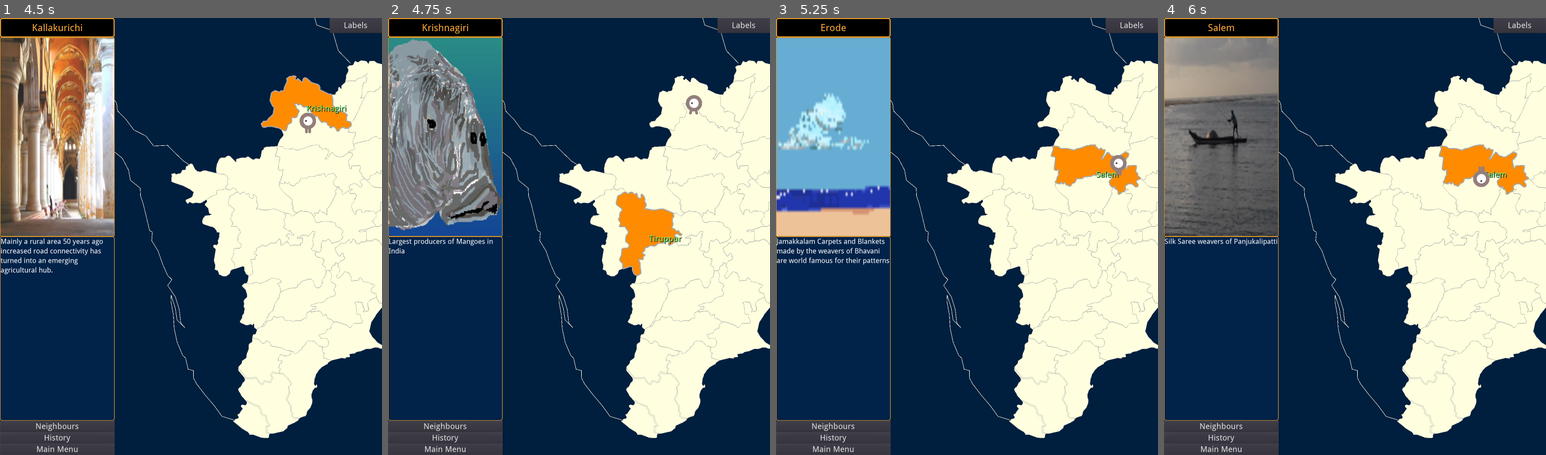
Above: before the commit, frames 1-4 (left to right).
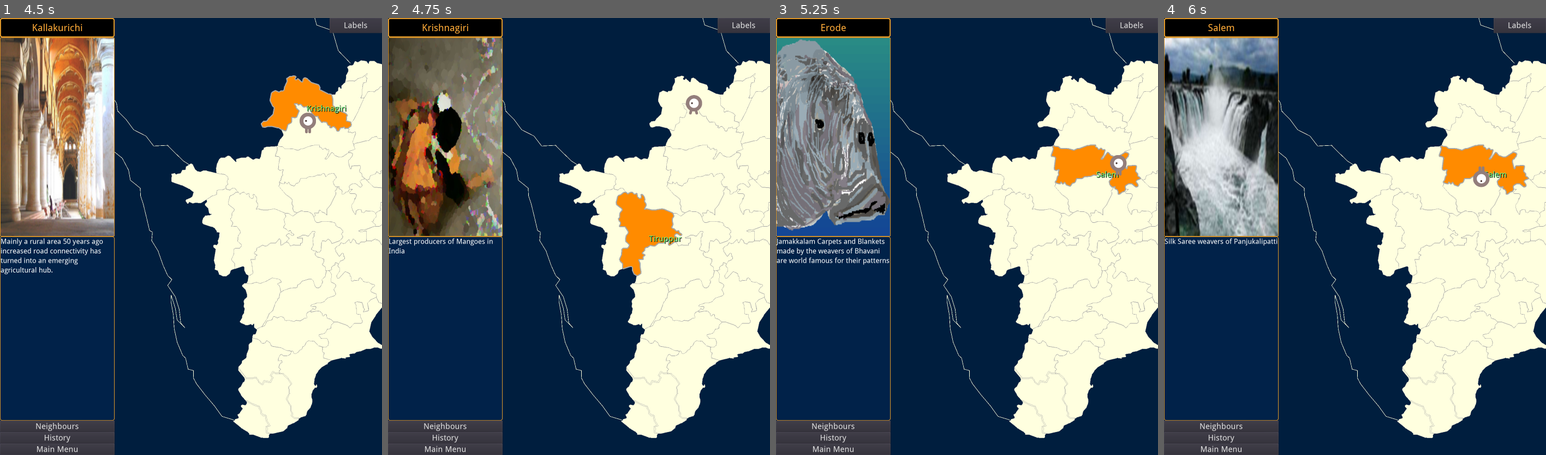
Above: after the commit, the same moments.

Repository: sharun-s/godot-tn
Game: Godot game, scene res://Node2D.tscn
Same seed, same stepped clock (60 frames per second), same inputs: the game is played once before the commit and once after it.
Inputs (mouse positions are in pixels of both pictures, inside the frame that each line leads up to):
- Up to frame 1 (4.5 s): click "Labels" at 0.5 s; tap Enter at 1.25 s; drag from (370, 188) to (198, 66) at 1.27 s; drag from (202, 188) to (370, 188) at 2.02 s; move the mouse to (366, 149) at 2.77 s; hold Right (ui_right) 2.78-3.5 s; tap Backspace at 2.85 s; click (366, 149) at 2.92 s; drag from (278, 105) to (202, 188) at 3.52 s; drag from (248, 232) to (366, 149) at 4.27 s
- Up to frame 2 (4.75 s): no input
- Up to frame 3 (5.25 s): drag from (993, 144) to (1142, 149) at 5.02 s
- Up to frame 4 (6 s): move the mouse to (1511, 135) at 5.77 s; hold Down (ui_down) from 5.78 s (still down); hold Mouse wheel up (zoom_in) from 5.78 s (still down); click (1511, 135) at 5.92 s

Frame 1 is identical in both runs. In frame 2, 13% of the frame differs, in the area x 0-30%, y 4-50%; in frame 3, 13%; in frame 4, 13%.

Commit message:
Testing loading pics from pics folder

Diff:
--- a/InfoCenter.gd
+++ b/InfoCenter.gd
@@ -300,7 +300,7 @@
 	preload("res://dance.png"),
 	preload("res://kolam.png"),
 	preload("res://dugong.png"),
-	#preload("res://paddy.png"),
+	preload("res://paddy.jpg"),
 	#preload("res://temple.png"),
 	#preload("res://handloom.png"),
 	preload("res://kaveri.png"),
@@ -318,12 +318,30 @@
 	preload("res://lights.png")
 	]
 
+func preload_from_pics_dir():
+	var path = "res://pics"
+	var dir = Directory.new()
+	dir.open(path)
+	dir.list_dir_begin()
+	while true:
+		var file_name = dir.get_next()
+		if file_name == "":
+			#break the while loop when get_next() returns ""
+			break
+		elif !file_name.begins_with(".") and !file_name.ends_with(".import"):
+			#if !file_name.ends_with(".import"):
+			print('myloader ',path + "/" + file_name)
+			var img=load(path + "/" + file_name)
+			dummyimg.append(img)
+	dir.list_dir_end()
+
 var filterfacts={}
 # Called when the node enters the scene tree for the first time.
 func _ready():
 	#if OS.get_name()=='Android':
 	#	$VBoxContainer2/FactBox.set("custom_fonts/font/size",24)
 	var fact_stats={tot=0}
+	preload_from_pics_dir()
 	for i in facts:
 		print(i, ' ', len(facts[i]) )
 		for f in facts[i]:
@@ -396,6 +414,8 @@
 		_on_clue_pressed()
 	elif mode==state.IN_QUEST:
 		attempts=attempts-1
+		if targets.size() == 0: #handles case where user might cause a reload after quest is complete
+			return
 		if targets[0] == district:
 			targets.pop_front()
 			$VBoxContainer/NameBox.text="Solved:"+str(NumberOfTargets-targets.size())+'/'+str(NumberOfTargets)+" Turns:"+str(AttemptsAllowed-attempts)+'/'+str(AttemptsAllowed)
Not shown: 1 places in Node2D.tscn that only renumber resources
Binary file added: paddy.jpg
Binary file added: pics/agastya.jpg
Binary file added: pics/courtralam.jpg
Binary file added: pics/dansburg.jpg
Binary file added: pics/dasasuram.jpg
Binary file added: pics/grandanicut.jpg
Binary file added: pics/hogenakal.jpg
Binary file added: pics/macaque.jpg
Binary file added: pics/nilgiris_railway.jpg
Binary file added: pics/pamban.jpg
Binary file added: pics/shoretemple.jpg
(and 3 more such lines)
